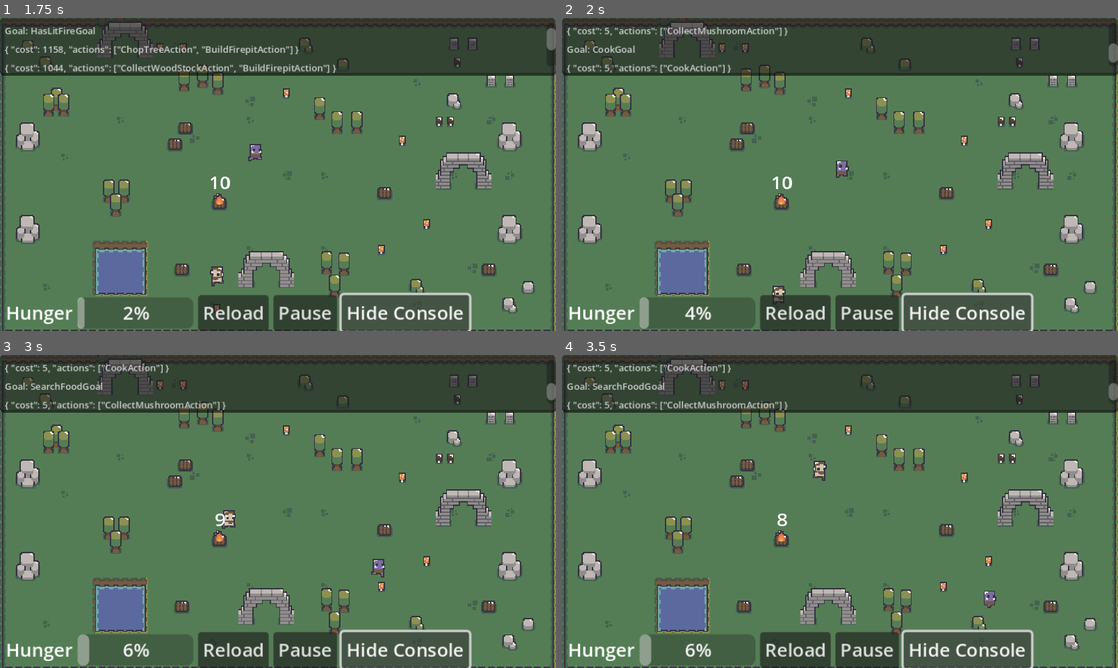
Above: before the commit, frames 1-4 (two rows, left to right).
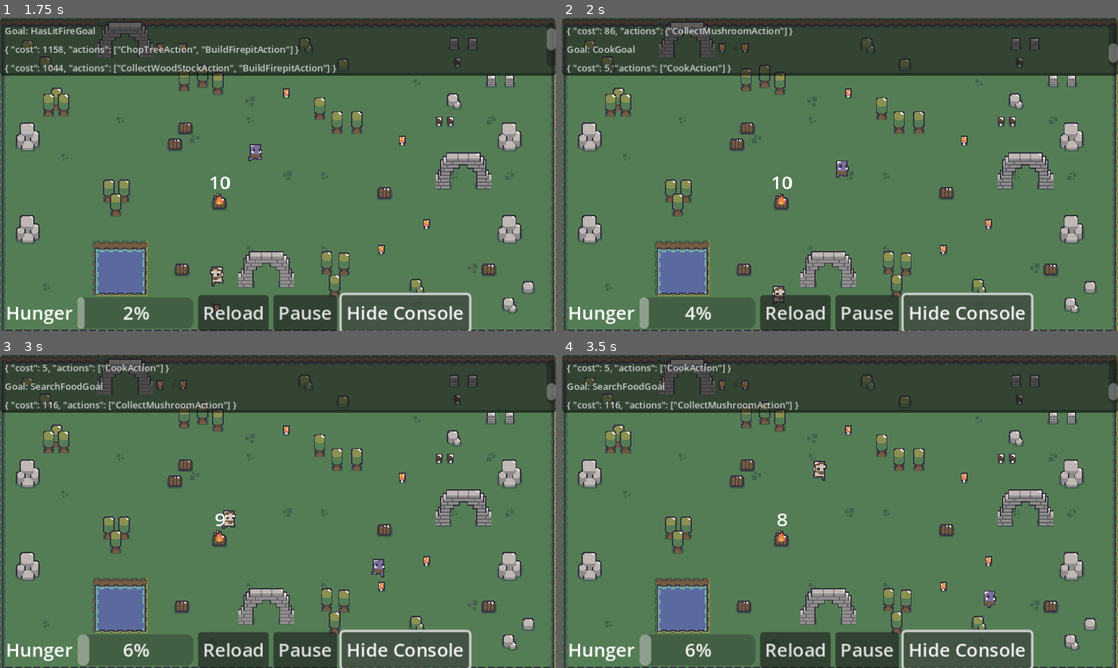
Above: after the commit, the same moments.

Repository: scagliolaluca/Godot2DGoalOrientedActionPlanning
Game: Godot game, scene res://scenes/main.tscn
Same seed, same stepped clock (60 frames per second), same inputs: the game is played once before the commit and once after it.
Inputs:
- Up to frame 1 (1.75 s): click "Show Console" at 0.5 s; click "Show Console" at 1.25 s
- Up to frame 2 (2 s): no input
- Up to frame 3 (3 s): click "Hide Console" at 2 s; click "Show Console" at 2.75 s
- Up to frame 4 (3.5 s): no input

Frame 1 is identical in both runs. In frame 2, 0.4% of the frame differs, in the area x 7-42%, y 2-6%; in frame 3, 0.5%, in the area x 7-43%, y 14-18%; in frame 4, 0.5%.

Commit message:
add distance as cost to collect_mushroom

Diff:
--- a/goap/actions/collect_mushroom.gd
+++ b/goap/actions/collect_mushroom.gd
@@ -17,8 +17,12 @@
 		return false
 
 func get_cost(_blackboard) -> int:
-	#What cost does looking for and collecting a mushroom need?
-	return 5
+	# Cost consists of chopping distance to walk
+	var someFood = WorldState.get_closest_visible_element("food", _blackboard) #reference in function has to be the player
+	if someFood:
+		return someFood.position.distance_to(_blackboard.position)
+	else:
+		return 1000 # Failsafe, shouldn't happen
 
 #only collect mushroom when no mushroom in inventory
 func get_preconditions() -> Dictionary:
